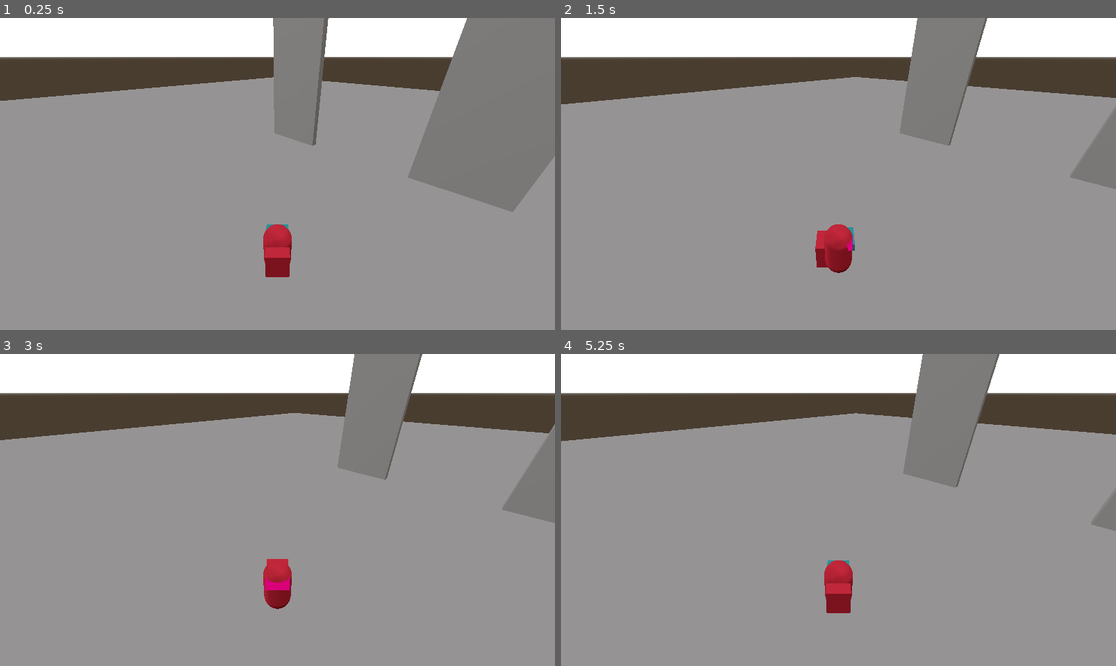
Above: before the commit, frames 1-4 (two rows, left to right).
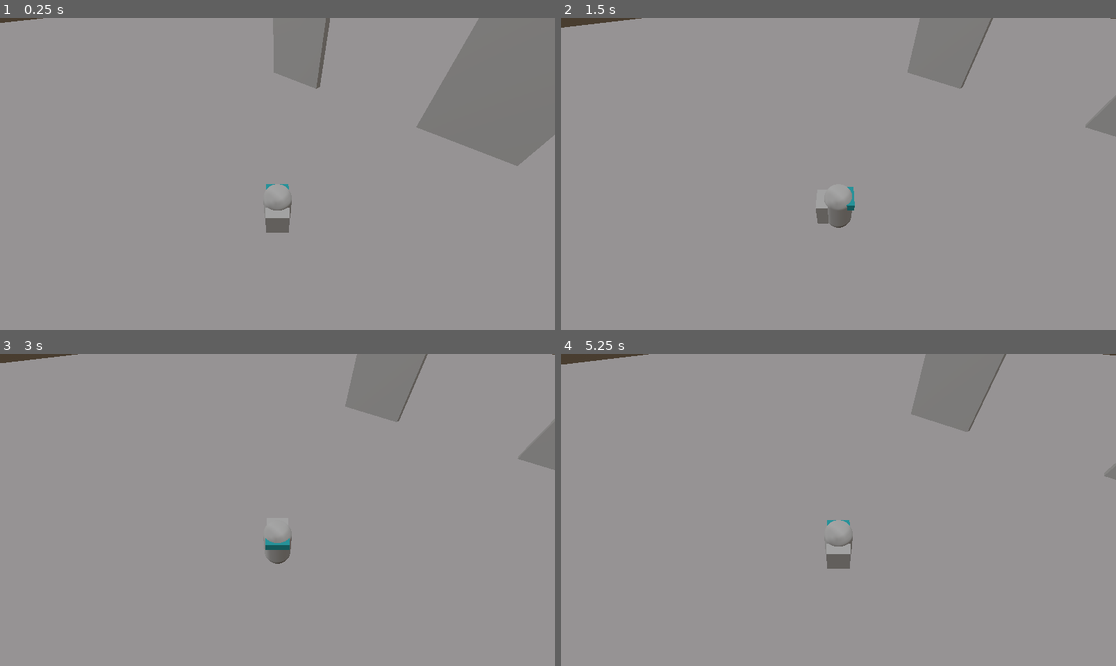
Above: after the commit, the same moments.

Repository: PizzaMolotovGames/AGuysAdventure
Game: Godot game, scene res://world/mainScene.tscn
The game is run twice, just before and just after one commit, with the same random seed, the same clock (stepped at 60 frames per second) and the same inputs.
Inputs (mouse positions are in pixels of both pictures, inside the frame that each line leads up to):
- Up to frame 1 (0.25 s): no input
- Up to frame 2 (1.5 s): tap Enter at 0.5 s; move the mouse to (960, 158) at 0.52 s; hold A (press_A) 0.53-1.28 s; move the mouse to (727, 189) at 1.27 s; tap D (press_D) at 1.35 s
- Up to frame 3 (3 s): tap Space (press_SPACE) at 2 s; move the mouse to (333, 441) at 2.02 s; tap E (press_E) at 2.1 s; tap Enter at 2.75 s; move the mouse to (249, 572) at 2.77 s; tap S (press_S) at 2.85 s
- Up to frame 4 (5.25 s): tap Space (press_SPACE) at 3.5, 4.35, 5 s; move the mouse to (1005, 556) at 3.52 s; hold Shift (press_SHIFT) 3.53-4.28 s; tap Enter at 4.25 s; move the mouse to (672, 463) at 4.27 s; move the mouse to (866, 510) at 5.02 s; hold W (press_W) from 5.03 s (still down)

The runs differ from the first frame. In frame 1, 22% of the frame differs, in the area x 0-100%, y 0-84%; in frame 2, 25%, in the area x 0-100%, y 0-82%; in frame 3, 25%; in frame 4, 24%.

Commit message:
General Update
-Climbing component creation;
-Interaction Component signal logic creation;
-Environment experimentation;

Diff:
--- a/aguysadventure/player/normalTestMaterial.tres
+++ /dev/null
@@ -1,5 +0,0 @@
-[gd_resource type="StandardMaterial3D" format=3 uid="uid://bmq5v405vaiy2"]
-
-[resource]
-transparency = 1
-albedo_color = Color(0.700816, 0, 0.146859, 1)
--- a/aguysadventure/player/player.tscn
+++ b/aguysadventure/player/player.tscn
@@ -1,23 +1,20 @@
-[gd_scene load_steps=8 format=3 uid="uid://dne1ybnw62dt3"]
+[gd_scene load_steps=7 format=3 uid="uid://dne1ybnw62dt3"]
 
 [ext_resource type="Script" uid="uid://b6a01lp5d76l4" path="res://player/scripts/playerScripts/player.gd" id="1_oul6g"]
-[ext_resource type="Material" uid="uid://dm8axuyfyvfs1" path="res://player/testMaterial2.tres" id="2_g1dw6"]
 [ext_resource type="Material" uid="uid://drq7w14i1huwd" path="res://player/normalTestMaterial2.tres" id="3_yw30f"]
 
 [sub_resource type="CapsuleShape3D" id="CapsuleShape3D_kqu6x"]
 
 [sub_resource type="CapsuleMesh" id="CapsuleMesh_oul6g"]
-material = ExtResource("2_g1dw6")
 
 [sub_resource type="BoxMesh" id="BoxMesh_oul6g"]
 material = ExtResource("3_yw30f")
 size = Vector3(0.8, 0.3, 0.3)
 
 [sub_resource type="BoxMesh" id="BoxMesh_rkbax"]
-material = ExtResource("2_g1dw6")
 size = Vector3(0.8, 1, 0.4)
 
-[node name="Player" type="CharacterBody3D" groups=["CanInteract"]]
+[node name="Player" type="CharacterBody3D" groups=["CanInteract", "Player"]]
 physics_interpolation_mode = 1
 script = ExtResource("1_oul6g")
 
@@ -41,4 +38,4 @@
 mesh = SubResource("BoxMesh_rkbax")
 
 [node name="Camera3D" type="Camera3D" parent="."]
-transform = Transform3D(1, 0, 0, 0, 0.866026, 0.5, 0, -0.5, 0.866026, 0, 6, 5)
+transform = Transform3D(1, 0, 0, 0, 0.689961, 0.723847, 0, -0.723847, 0.689961, 0, 6.22122, 4.27098)
--- a/aguysadventure/player/scripts/playerScripts/player.gd
+++ b/aguysadventure/player/scripts/playerScripts/player.gd
@@ -2,7 +2,9 @@
 
 # --- Node References ---
 @onready var Pivot: Node3D = $"pivot"
-#@onready var cameraOrigin: Node3D = $cameraOrigin
+#@onready var cameraRotationPivot: Node3D = $"CameraRotationPivot"
+
+@onready var playerNode: Node3D = $"."
 
 # --- Movement Config ---
 @export var WalkingSpeed: float = 5.0
@@ -17,7 +19,12 @@
 #@export var jumpLimiter: int = 8
 
 # --- Mouse Config ---
-#@export var sensitivity: float = 0.2
+#@export var cameraSensitivity: float = 0.02
+#@export var minRotationY: float = -45.0
+#@export var maxRotationY: float = 45.0
+#
+#var cameraRotationY: float = 0.0
+#var cameraRotationX: float = 0.0
 
 # --- Jump Buffer + Coyote Time ---
 #@export var coyote_time: float = 0.2
@@ -58,6 +65,19 @@
 	state_logic()
 	rotate_()
 	move_and_slide()
+
+#func _input(event: InputEvent) -> void:
+	#if event is InputEventMouseMotion:
+		#cameraRotationY -= event.relative.x * cameraSensitivity
+		#cameraRotationX -= event.relative.y * cameraSensitivity
+		#cameraRotationX = clamp(cameraRotationX, minRotationY, maxRotationY)
+#
+		## --- YAW (horizontal): Rotate the player (CharacterBody3D) around the Y axis
+		#rotate_y(deg_to_rad(-event.relative.x * cameraSensitivity))  # note the minus for proper direction
+#
+		## --- PITCH (vertical): Rotate the pivot around the X axis
+		#var pitch_quat = Quaternion(Vector3.RIGHT, deg_to_rad(cameraRotationX))
+		#cameraRotationPivot.transform.basis = Basis(pitch_quat)
 
 # --- Input/State Transition ---
 #func handle_input():
@@ -95,6 +115,8 @@
 			state_walking()
 		"Sprinting":
 			state_sprinting()
+		"Climbing":
+			state_climbing()
 		#"WeakJump":
 			#state_weak_jump()
 		#"StrongJump":
@@ -141,6 +163,10 @@
 		change_state("Idle")
 
 	#try_jump()
+
+func state_climbing():
+	if Input.is_anything_pressed():
+		pass
 
 #func state_weak_jump():
 	#velocity.y += WeakJumpSpeed
--- a/aguysadventure/player/testMaterial.tres
+++ /dev/null
@@ -1,11 +0,0 @@
-[gd_resource type="StandardMaterial3D" load_steps=2 format=3 uid="uid://dj4w44t51eql0"]
-
-[ext_resource type="Material" uid="uid://drq7w14i1huwd" path="res://player/normalTestMaterial2.tres" id="1_cveve"]
-
-[resource]
-render_priority = -1
-next_pass = ExtResource("1_cveve")
-transparency = 1
-no_depth_test = true
-shading_mode = 0
-albedo_color = Color(0.808555, 1.10701e-06, 0.426325, 1)
--- a/aguysadventure/player/testMaterial2.tres
+++ /dev/null
@@ -1,11 +0,0 @@
-[gd_resource type="StandardMaterial3D" load_steps=2 format=3 uid="uid://dm8axuyfyvfs1"]
-
-[ext_resource type="Material" uid="uid://bmq5v405vaiy2" path="res://player/normalTestMaterial.tres" id="1_w0ddb"]
-
-[resource]
-render_priority = -1
-next_pass = ExtResource("1_w0ddb")
-transparency = 1
-no_depth_test = true
-shading_mode = 0
-albedo_color = Color(0.808555, 1.10701e-06, 0.426325, 1)
--- a/aguysadventure/world/mainScene.tscn
+++ b/aguysadventure/world/mainScene.tscn
@@ -6,8 +6,9 @@
 [sub_resource type="ProceduralSkyMaterial" id="ProceduralSkyMaterial_vbium"]
 sky_curve = 0.0588439
 sky_energy_multiplier = 2.71
+sky_cover_modulate = Color(0.762404, 0.762404, 0.762404, 1)
 ground_curve = 0.00143587
-sun_curve = 0.579562
+sun_curve = 1.883
 
 [sub_resource type="Sky" id="Sky_axvt4"]
 sky_material = SubResource("ProceduralSkyMaterial_vbium")
@@ -17,7 +18,6 @@
 background_mode = 2
 sky = SubResource("Sky_axvt4")
 ambient_light_source = 3
-ambient_light_color = Color(0.780971, 0.752589, 0.630917, 1)
 tonemap_mode = 1
 tonemap_exposure = 1.35
 tonemap_white = 1.24
--- a/aguysadventure/world/map/test_level.tscn
+++ b/aguysadventure/world/map/test_level.tscn
@@ -31,6 +31,7 @@
 
 [node name="Wall1" type="MeshInstance3D" parent="."]
 transform = Transform3D(-4.37114e-08, 0, 1, 0, 1, 0, -1, 0, -4.37114e-08, -8.97085, 4.95901, -11.2281)
+gi_mode = 0
 mesh = SubResource("BoxMesh_h473u")
 
 [node name="StaticBody3D" type="StaticBody3D" parent="Wall1"]
--- /dev/null
+++ b/aguysadventure/world/worldObjects/technicalObjects/climbable_component.tscn
@@ -0,0 +1,6 @@
+[gd_scene load_steps=2 format=3 uid="uid://dhew70tlyc3mn"]
+
+[ext_resource type="Script" uid="uid://dfwgi38dnmks3" path="res://world/worldObjects/technicalObjects/scripts/climbing_component.gd" id="1_nw1pn"]
+
+[node name="ClimbingComponent" type="Node3D"]
+script = ExtResource("1_nw1pn")
--- /dev/null
+++ b/aguysadventure/world/worldObjects/technicalObjects/climbable_object.tscn
@@ -0,0 +1,6 @@
+[gd_scene load_steps=2 format=3 uid="uid://c3sf6wtopwr8f"]
+
+[ext_resource type="Script" uid="uid://dfwgi38dnmks3" path="res://world/worldObjects/technicalObjects/scripts/climbing_component.gd" id="1_ks1wi"]
+
+[node name="ClimbableObject" type="Node3D"]
+script = ExtResource("1_ks1wi")
--- /dev/null
+++ b/aguysadventure/world/worldObjects/technicalObjects/climbing_component.tscn
@@ -0,0 +1,13 @@
+[gd_scene load_steps=3 format=3 uid="uid://ghbt08l13qyy"]
+
+[ext_resource type="Script" uid="uid://dfwgi38dnmks3" path="res://world/worldObjects/technicalObjects/scripts/climbing_component.gd" id="1_1wbku"]
+[ext_resource type="PackedScene" uid="uid://b3s177h61nm0a" path="res://world/worldObjects/technicalObjects/interaction_component.tscn" id="2_ssgkj"]
+
+[node name="ClimbingComponent" type="Node3D"]
+script = ExtResource("1_1wbku")
+
+[node name="interactionComponent" parent="." instance=ExtResource("2_ssgkj")]
+
+[node name="ClimbDestination" type="Marker3D" parent="."]
+
+[connection signal="interacted" from="interactionComponent" to="." method="_on_interacted"]
--- /dev/null
+++ b/aguysadventure/world/worldObjects/technicalObjects/scripts/climbing_component.gd
@@ -0,0 +1 @@
+extends Node3D
Not shown, added: aguysadventure/world/worldObjects/technicalObjects/scripts/climbing_component.gd.uid
Renamed: aguysadventure/world/worldObjects/technicalObjects/interaction_component.gd -> aguysadventure/world/worldObjects/technicalObjects/scripts/interaction_component.gd
Renamed: aguysadventure/world/worldObjects/technicalObjects/interaction_component.gd.uid -> aguysadventure/world/worldObjects/technicalObjects/scripts/interaction_component.gd.uid
